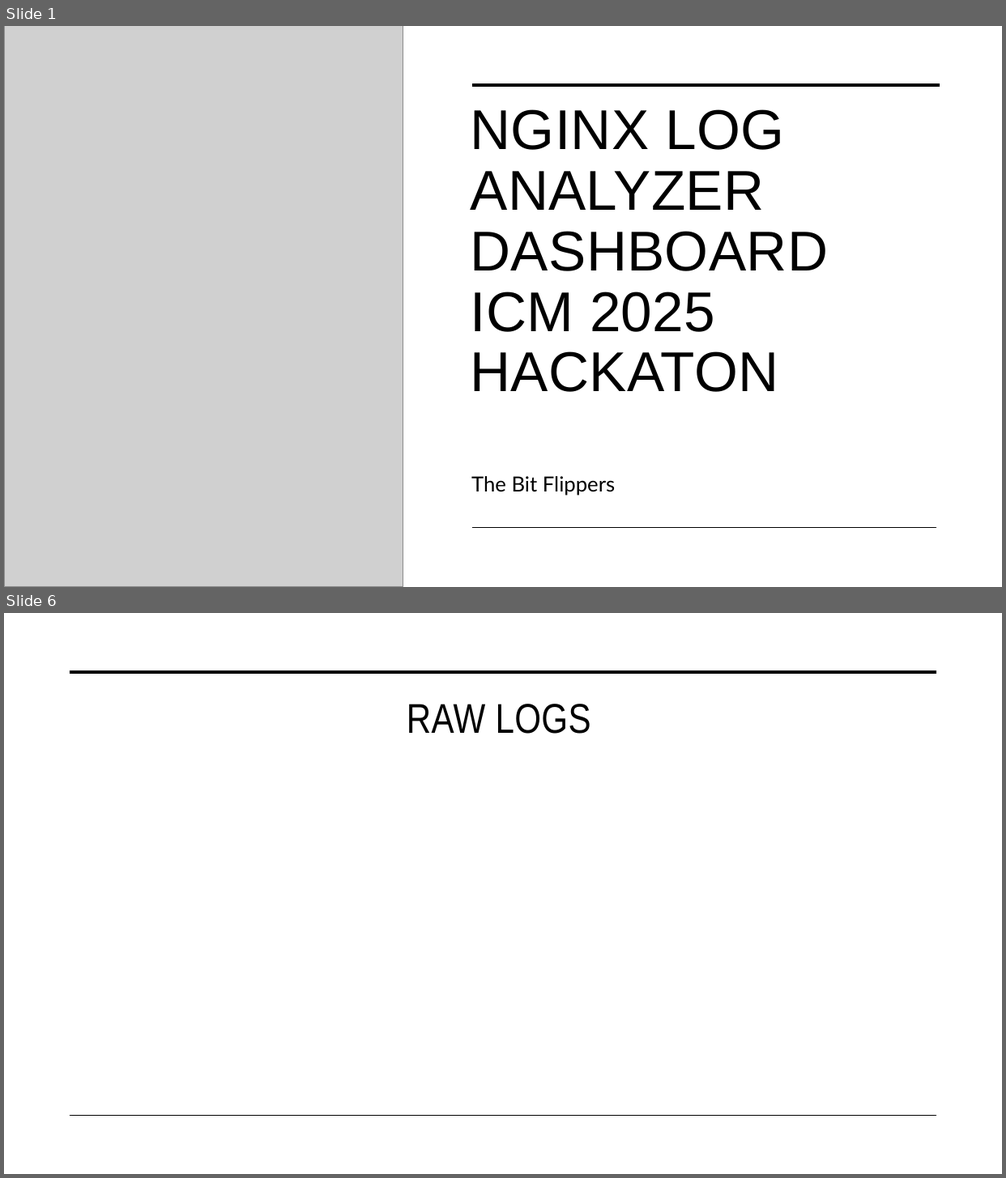
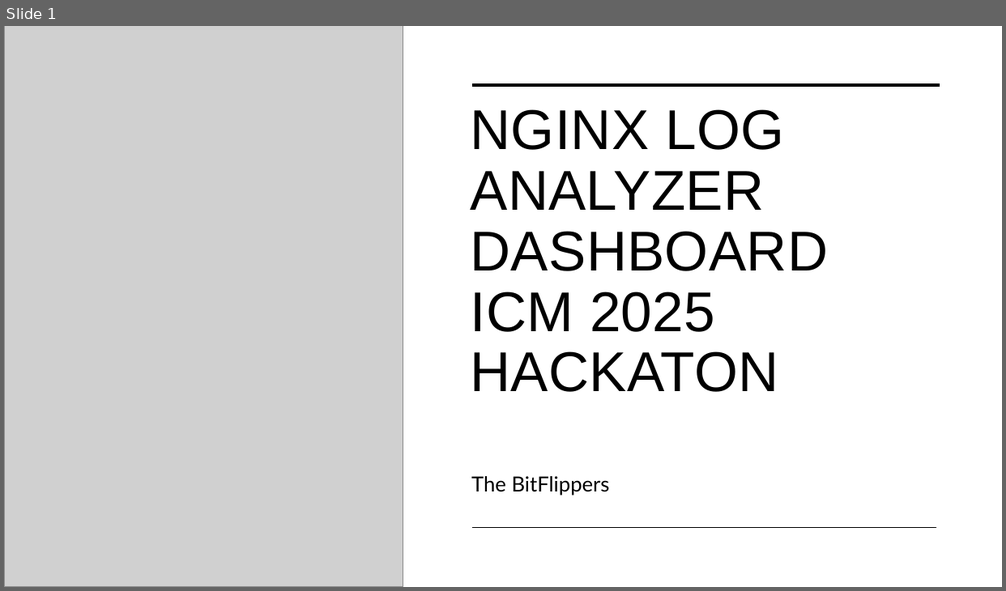
Before and after one commit to MykolaVaskevych/ICM_2025_HACKATON, a slide deck: NGINX Log Analyzer Dashboard.pptm. Shown one above the other, each under a label of ours: slides 1 and 6 before the commit, slide 1 after it; the slides between them are not shown. The pictures are 1006x1178 and 1006x591 pixels, drawn with LibreOffice and Linux fonts; fonts in the diff are those of the drawing; grey boxes stand for pictures. Boxes give left, top, right and bottom in pixels: in the first picture for what was removed or moved away, otherwise in the second. Text is boxed around its words. In the diff, an @@ line names an element or a change of style, - is before the commit and + after.

```diff
--- a/NGINX Log Analyzer Dashboard.pptm
+++ b/NGINX Log Analyzer Dashboard.pptm
@@ slide 6 removed at (4,613,1002,1174), background #FFFFFF @@
@@ line removed from (70, 672) to (937, 672) @@
@@ title removed at (407,704,591,734) @@
-RAW LOGS
@@ line removed from (70, 1116) to (937, 1116) @@
@@ slide 1 changed as well @@
@@ subtitle at (471,476,610,496): spaces changed @@
-The Bit Flippers
+The BitFlippers
```
Also in this commit, not shown: 3 other slides changed, 4 slides added, 2 other slides removed.
